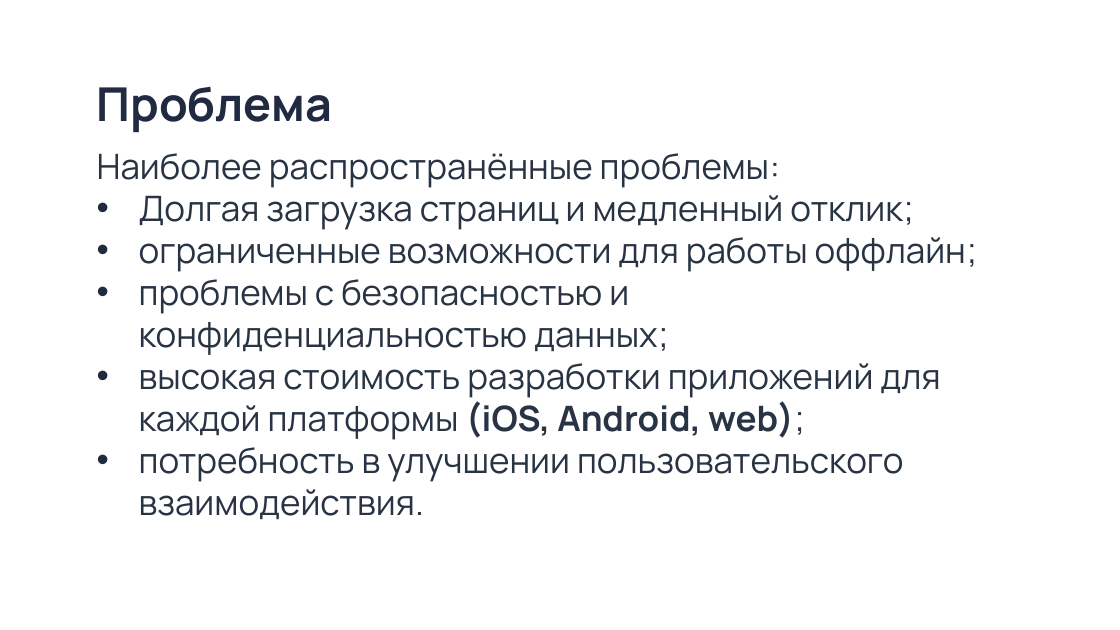
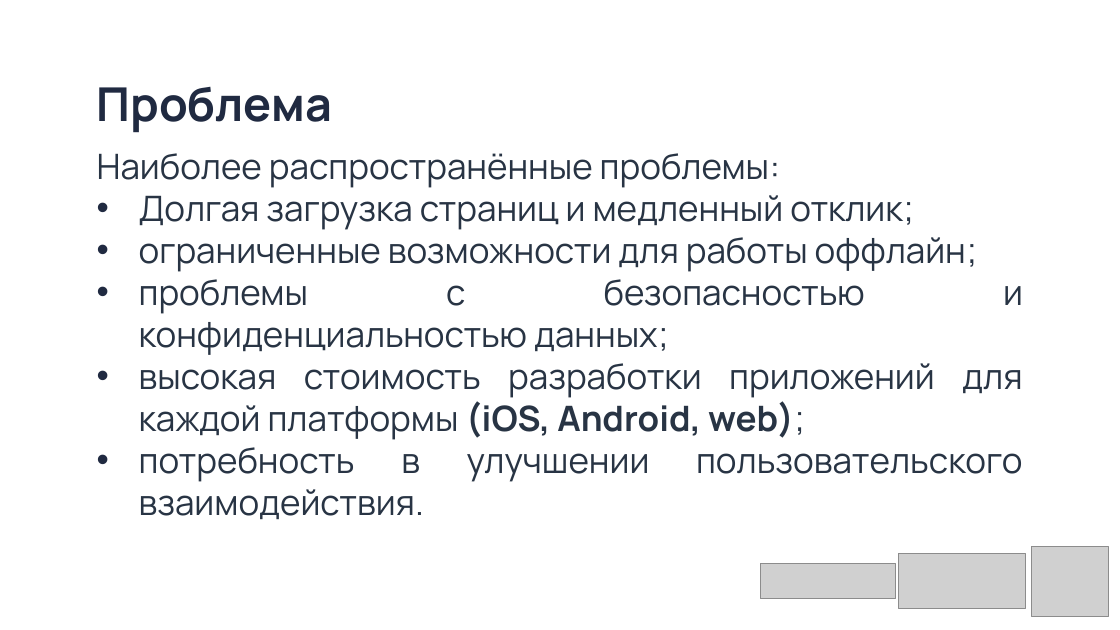
Before and after one commit to HeisPovedim/SFEDU, a slide deck: slide 3 of Курс 1/ВВиД/Презентация.pptx. Drawn at 1120x630 pixels with LibreOffice and Linux fonts; fonts in the diff are those of the drawing; grey boxes stand for pictures; background and template pictures are left out. Boxes give left, top, right and bottom in pixels: in the first picture for what was removed or moved away, otherwise in the second. Text is boxed around its words. In the diff, an @@ line names an element or a change of style, - is before the commit and + after.

```diff
--- a/Курс 1/ВВиД/Презентация.pptx
+++ b/Курс 1/ВВиД/Презентация.pptx
@@ text "Наиболее распространённые проблемы:" at (97, 153, 1023, 520): alignment left to justified @@
@@ picture added at (760, 564, 896, 599) @@
@@ picture added at (899, 554, 1026, 609) @@
@@ picture added at (1032, 546, 1108, 617) @@
```
Also in this commit, not shown: 12 other slides changed, 1 slide added, 2 other files.
